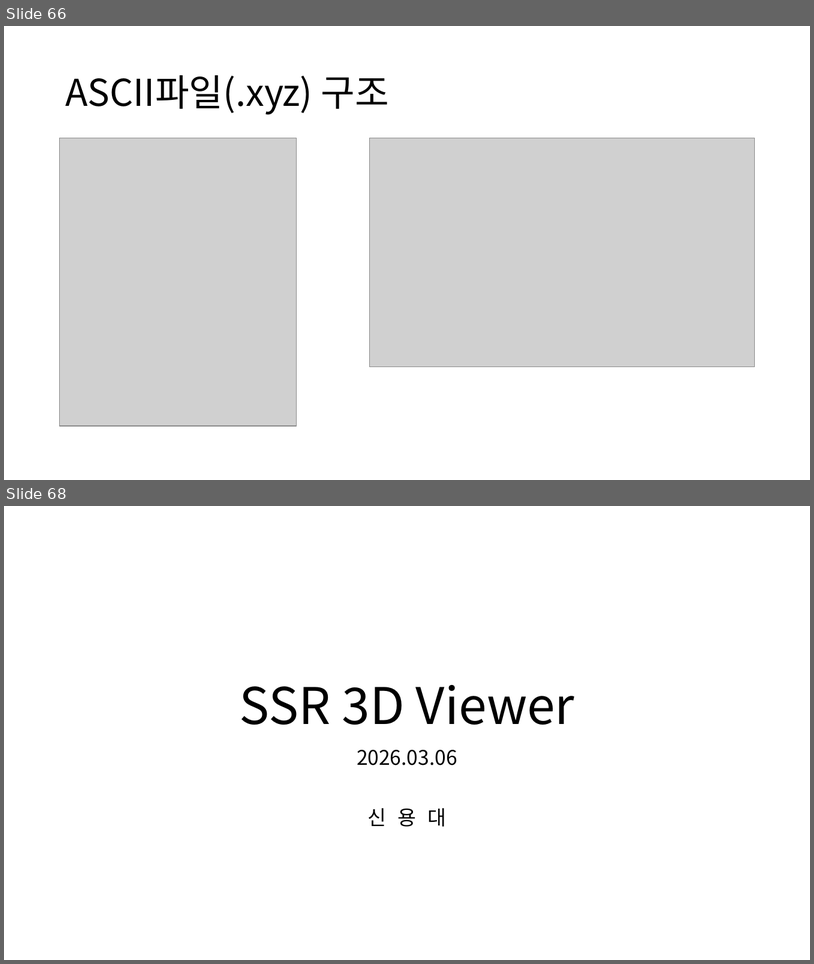
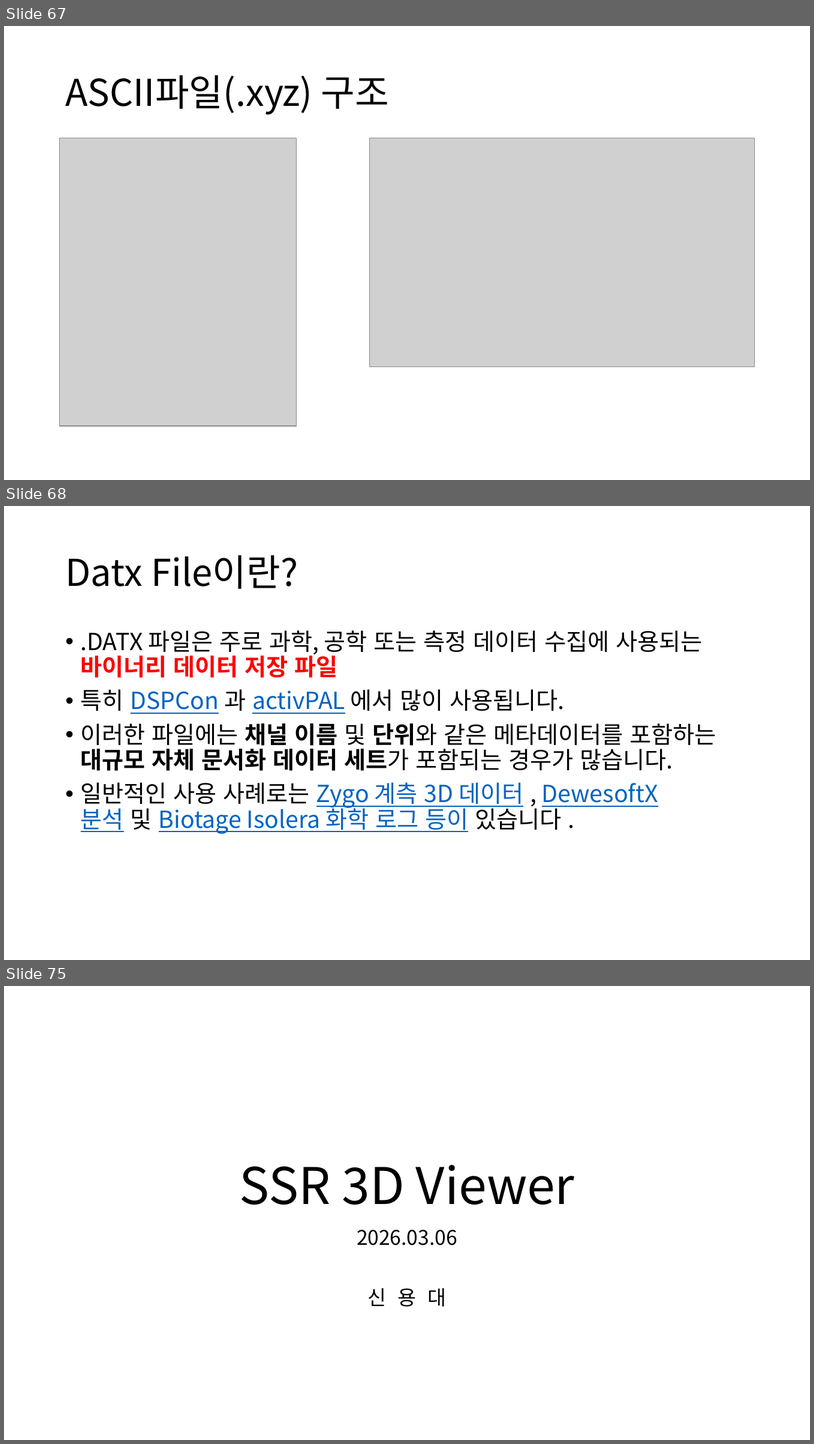
Before and after one commit to ShinYongDae/MyJob, a slide deck: Zygo Software개발.pptx. Shown one above the other, each under a label of ours: slides 66 and 68 before the commit, slides 67, 68 and 75 after it; the slides between them are not shown. The pictures are 814x964 and 814x1444 pixels, drawn with LibreOffice and Linux fonts; fonts in the diff are those of the drawing; grey boxes stand for pictures. Boxes give left, top, right and bottom in pixels: in the first picture for what was removed or moved away, otherwise in the second. Text is boxed around its words. In the diff, an @@ line names an element or a change of style, - is before the commit and + after.

```diff
--- a/Zygo Software개발.pptx
+++ b/Zygo Software개발.pptx
@@ slide 68 added at <box>4,506,810,960</box>, background #FFFFFF @@
@@ title added at <box>65,555,298,589</box>, 44 pt, text #000000 @@
+Datx File이란?
@@ text added at <box>81,630,717,834</box>, 28 pt, text #000000 @@
+• .DATX 파일은 주로 과학, 공학 또는 측정 데이터 수집에 사용되는 바이너리 데이터 저장 파일
+• 특히 DSPCon 과 activPAL 에서 많이 사용됩니다.
+• 이러한 파일에는 채널 이름 및 단위와 같은 메타데이터를 포함하는 대규모 자체 문서화 데이터 세트가 포함되는 경우가 많습니다.
+• 일반적인 사용 사례로는 Zygo 계측 3D 데이터 , DewesoftX 분석 및 Biotage Isolera 화학 로그 등이 있습니다 .
@@ what was slide 66 is now slide 67 @@
@@ what was slide 68 is now slide 75 @@
```
Also in this commit, not shown: 10 other slides added, 1 other file.
